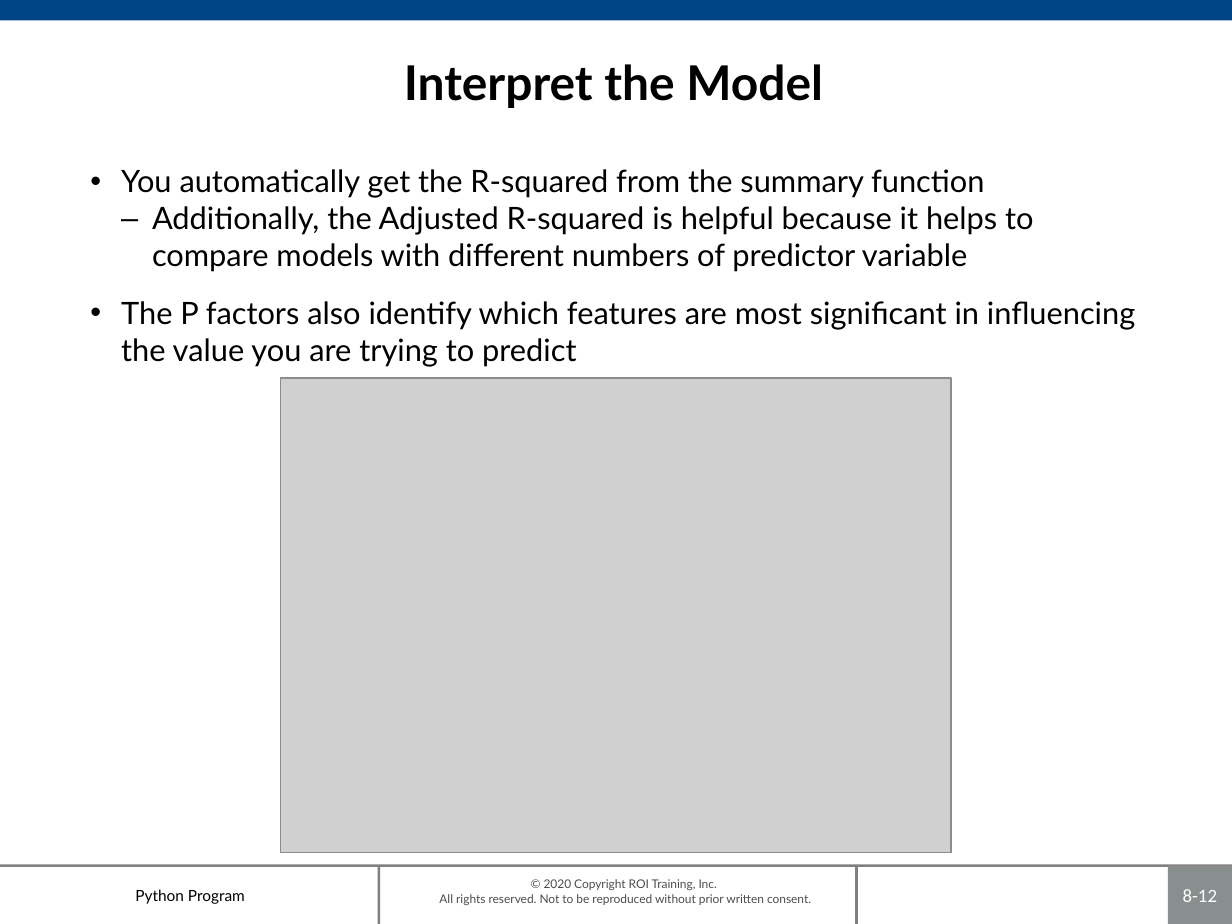
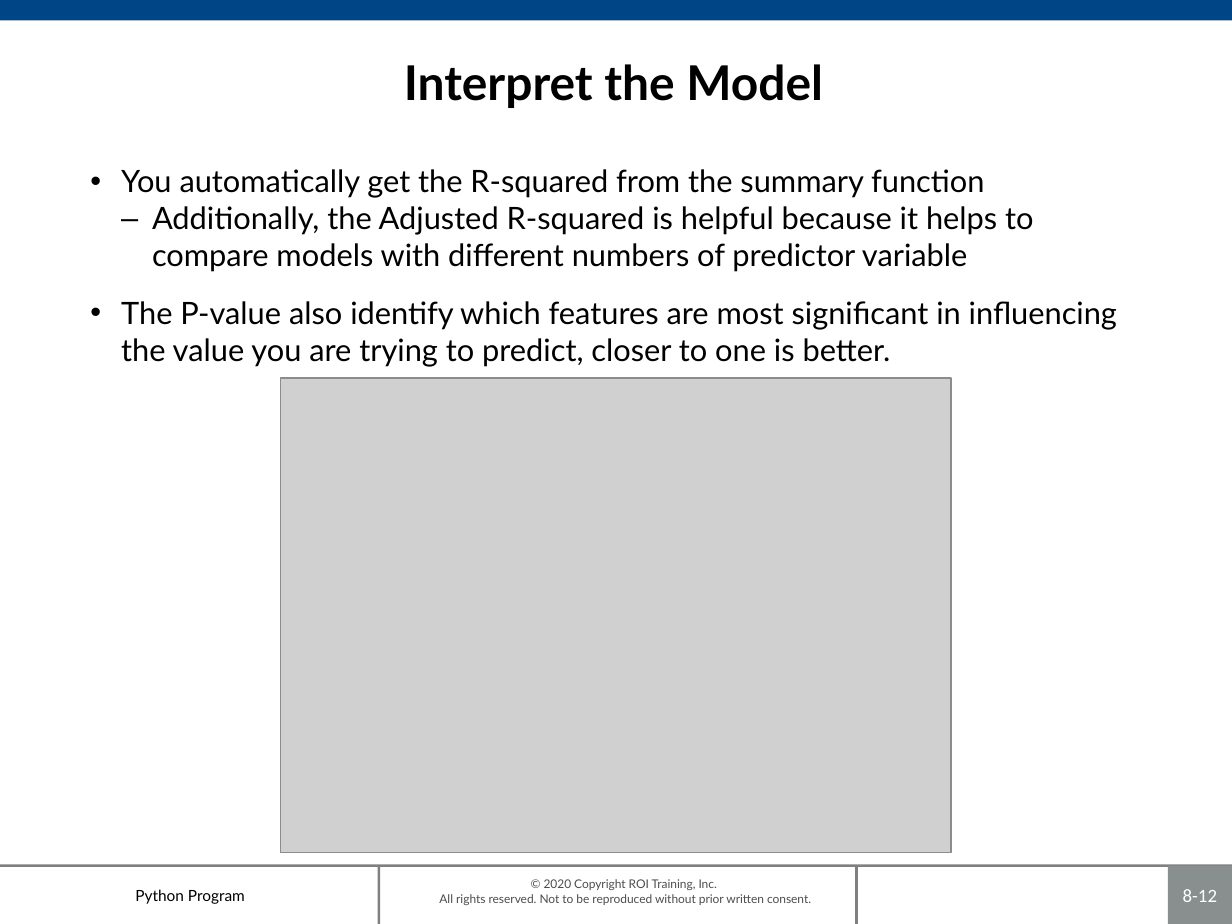
Before and after one commit to roitraining/PythonProgram, a slide deck: slide 12 of Day8-Regression-Graph/Ch08-RegressionAnalysis.pptx. Drawn at 1232x924 pixels with LibreOffice and Linux fonts; fonts in the diff are those of the drawing; grey boxes stand for pictures; background and template pictures are left out. Boxes give left, top, right and bottom in pixels: in the first picture for what was removed or moved away, otherwise in the second. Text is boxed around its words. In the diff, an @@ line names an element or a change of style, - is before the commit and + after.

Commit message:
0.9.0

```diff
--- a/Day8-Regression-Graph/Ch08-RegressionAnalysis.pptx
+++ b/Day8-Regression-Graph/Ch08-RegressionAnalysis.pptx
@@ text at box(121, 301, 1117, 367): text changed @@
-• The P factors also identify which features are most significant in influencing the value you are trying to predict
+• The P-value also identify which features are most significant in influencing the value you are trying to predict, closer to one is better.
```
Also in this commit, not shown: 2 other slides changed.
